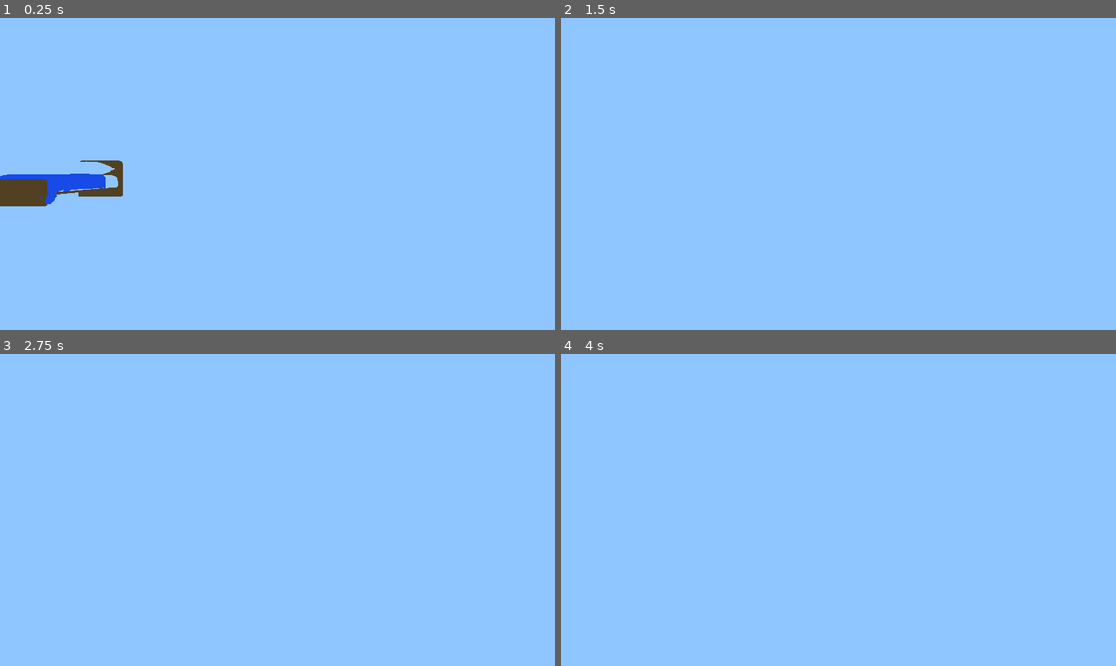
Above: before the commit, frames 1-4 (two rows, left to right).
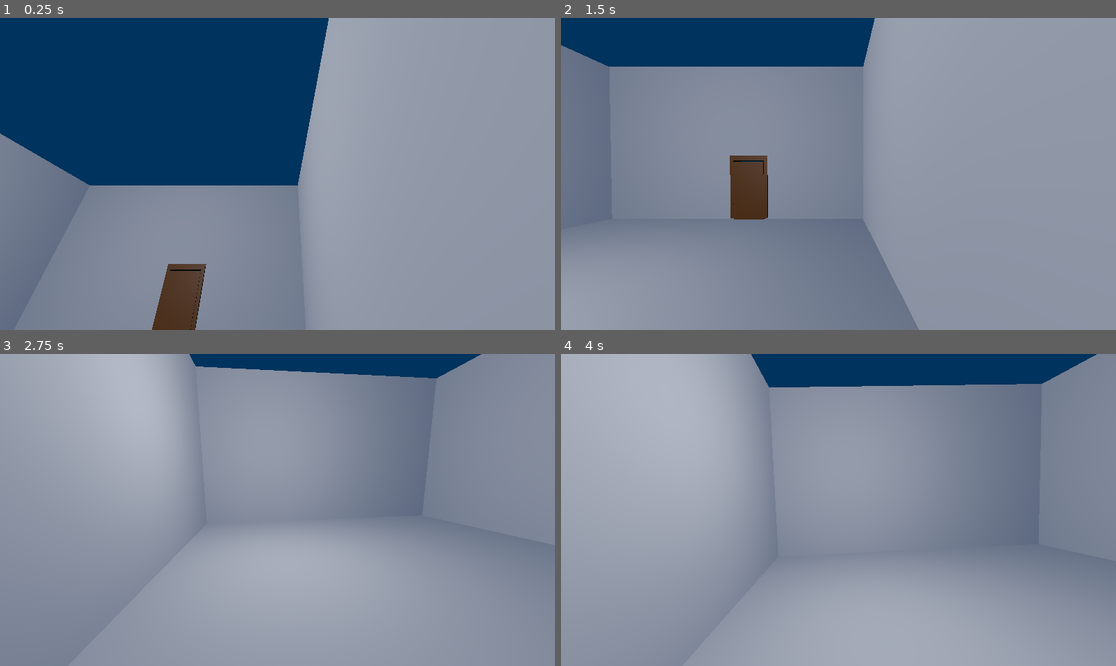
Above: after the commit, the same moments.

Repository: tomdacheese/asasasasadrrrr
Game: Godot game, scene res://node_3d.tscn
Two runs of this game, one before a commit and one after it. Both use one fixed random seed, a clock stepped at 60 frames per second and the inputs below.
Inputs (mouse positions are in pixels of both pictures, inside the frame that each line leads up to):
- Up to frame 1 (0.25 s): no input
- Up to frame 2 (1.5 s): tap Enter (ui_accept) at 0.5, 0.77 s; move the mouse to (866, 174) at 0.52 s; hold Up (ui_up) from 0.53 s (still down); move the mouse to (810, 174) at 1.27 s
- Up to frame 3 (2.75 s): keep holding Up (ui_up); tap Enter (ui_accept) at 1.52 s; move the mouse to (288, 503) at 2.02 s
- Up to frame 4 (4 s): keep holding Up (ui_up); move the mouse to (832, 516) at 2.77 s; tap Enter (ui_accept) at 3.02, 3.77 s; move the mouse to (877, 513) at 3.52 s

The runs differ from the first frame. In frame 1, 100% of the frame differs, in the area x 0-100%, y 0-100%; in frame 2, 100%; in frame 3, 100%; in frame 4, 100%.

Commit message:
camera animation

Diff:
--- a/character_body_3d.gd
+++ b/character_body_3d.gd
@@ -1,7 +1,7 @@
 extends CharacterBody3D
 
 # --- Variabili per il movimento ---
-const SPEED = 4.0
+const SPEED = 5.5
 const JUMP_VELOCITY = 4.5
 
 # --- Variabili per la visuale ---
--- a/node_3d.gd
+++ b/node_3d.gd
@@ -1,4 +1,13 @@
 extends Node3D
+@onready var animation_player: AnimationPlayer = $provagiocounito/Camera3D/AnimationPlayer
+@onready var camera_3d: Camera3D = $CharacterBody3D/Camera3D
+@onready var camera_3d2: Camera3D = $provagiocounito/Camera3D
 
 #sduahsuidhasuidhaushdui
 #ahhdsafà
+
+func _ready():
+	animation_player.play("alzata")
+	await animation_player.animation_finished
+	camera_3d2.current = false
+	camera_3d.current = true
--- a/node_3d.tscn
+++ b/node_3d.tscn
@@ -1,30 +1,19 @@
 [gd_scene format=3 uid="uid://db815se06ht37"]
 
 [ext_resource type="Script" uid="uid://dpjljhe8csxd6" path="res://node_3d.gd" id="1_a202f"]
-[ext_resource type="Script" uid="uid://rrxngv5lrj3k" path="res://character_body_3d.gd" id="2_noarx"]
 [ext_resource type="PackedScene" uid="uid://b5x8ld4brdjbe" path="res://provagiocounito.tscn" id="3_a0tk4"]
+[ext_resource type="PackedScene" uid="uid://7yqkf6dk2v3c" path="res://player.tscn" id="3_r3fl7"]
 
 [sub_resource type="Environment" id="Environment_noarx"]
 background_mode = 1
-background_color = Color(0.56078434, 0.7764706, 1, 1)
-
-[sub_resource type="CapsuleShape3D" id="CapsuleShape3D_a0tk4"]
+background_color = Color(0, 0.19988403, 0.36428592, 1)
+ambient_light_energy = 3.12
 
 [node name="Node3D" type="Node3D" unique_id=158877942]
 script = ExtResource("1_a202f")
 
 [node name="WorldEnvironment" type="WorldEnvironment" parent="." unique_id=1727201400]
 environment = SubResource("Environment_noarx")
-
-[node name="CharacterBody3D" type="CharacterBody3D" parent="." unique_id=491890021]
-transform = Transform3D(1, 0, 0, 0, 1, 0, 0, 0, 1, -0.32471597, 1.9987334, 0)
-script = ExtResource("2_noarx")
-
-[node name="Camera3D" type="Camera3D" parent="CharacterBody3D" unique_id=566113918]
-transform = Transform3D(1, 0, 0, 0, 1, 0, 0, 0, 1, 0.003636241, 0.52566963, -0.54406965)
-
-[node name="CollisionShape3D" type="CollisionShape3D" parent="CharacterBody3D" unique_id=865228299]
-shape = SubResource("CapsuleShape3D_a0tk4")
 
 [node name="CSGBox3D" type="CSGBox3D" parent="." unique_id=583699548]
 transform = Transform3D(1, 0, 0, 0, 1, 0, 0, 0, 1, -0.5, -0.02444458, 17.028347)
@@ -33,3 +22,17 @@
 
 [node name="provagiocounito" parent="." unique_id=1020685864 instance=ExtResource("3_a0tk4")]
 transform = Transform3D(1, 0, 0, 0, 1, 0, 0, 0, 1, -6.7104864, 0, -7.5110173)
+
+[node name="Camera3D" parent="provagiocounito" index="8" unique_id=1571409630]
+transform = Transform3D(-0.9999998, 2.4208578e-08, 1.172678e-07, -5.507264e-08, 0.7766293, -0.6299578, -1.06323974e-07, -0.6299577, -0.77662957, -7.4425144, 3.0716264, -7.2054973)
+
+[node name="CharacterBody3D" parent="." unique_id=2021512927 instance=ExtResource("3_r3fl7")]
+transform = Transform3D(-4.371139e-08, 0, -1, 0, 1, 0, 1, 0, -4.371139e-08, -11.8949375, 1.582403, -13.104123)
+
+[node name="OmniLight3D" type="OmniLight3D" parent="." unique_id=1566026572]
+transform = Transform3D(1, 0, 0, 0, 1, 0, 0, 0, 1, -6.487186, 6.650813, -11.986175)
+omni_range = 118.881
+omni_attenuation = 0.556
+
+[editable path="provagiocounito"]
+[editable path="CharacterBody3D"]
--- a/player.tscn
+++ b/player.tscn
@@ -3,12 +3,15 @@
 [ext_resource type="Script" uid="uid://rrxngv5lrj3k" path="res://character_body_3d.gd" id="1_4flbx"]
 
 [sub_resource type="CapsuleShape3D" id="CapsuleShape3D_a0tk4"]
+radius = 0.78125
+height = 4.1083984
 
 [node name="CharacterBody3D" type="CharacterBody3D" unique_id=2021512927]
 script = ExtResource("1_4flbx")
 
 [node name="Camera3D" type="Camera3D" parent="." unique_id=1176484953]
-transform = Transform3D(1, 0, 0, 0, 1, 0, 0, 0, 1, 0.003636241, 0.52566963, -0.54406965)
+transform = Transform3D(1, 0, 0, 0, 1, 0, 0, 0, 1, -0.03371513, 2.8389738, -0.9760203)
 
 [node name="CollisionShape3D" type="CollisionShape3D" parent="." unique_id=43074608]
+transform = Transform3D(1, 0, 0, 0, 1, 0, 0, 0, 1, 0, 1.753418, 0)
 shape = SubResource("CapsuleShape3D_a0tk4")
--- a/provagiocounito.tscn
+++ b/provagiocounito.tscn
@@ -4,10 +4,136 @@
 [ext_resource type="PackedScene" uid="uid://c6twlertloifp" path="res://materasso1.glb" id="2_cw70i"]
 [ext_resource type="PackedScene" uid="uid://5xfc4jdfs2c5" path="res://cuscino.glb" id="3_akv5t"]
 
+[sub_resource type="BoxShape3D" id="BoxShape3D_mvs6w"]
+size = Vector3(2, 2.0963726, 1.9047619)
+
+[sub_resource type="BoxShape3D" id="BoxShape3D_cw70i"]
+size = Vector3(2, 24.23803, 0.09523809)
+
+[sub_resource type="BoxShape3D" id="BoxShape3D_akv5t"]
+size = Vector3(2.3214688, 1.7066257, 29.838608)
+
+[sub_resource type="BoxShape3D" id="BoxShape3D_6sgfi"]
+size = Vector3(2.6976132, 1.454215, 4.557083)
+
+[sub_resource type="BoxShape3D" id="BoxShape3D_tcfcc"]
+size = Vector3(2.6976132, 1.454215, 4.557083)
+
+[sub_resource type="Animation" id="Animation_mvs6w"]
+length = 0.001
+tracks/0/type = "value"
+tracks/0/imported = false
+tracks/0/enabled = true
+tracks/0/path = NodePath(".:rotation")
+tracks/0/interp = 1
+tracks/0/loop_wrap = true
+tracks/0/keys = {
+"times": PackedFloat32Array(0),
+"transitions": PackedFloat32Array(1),
+"update": 0,
+"values": [Vector3(0.68149877, 3.1415925, -7.091239e-08)]
+}
+tracks/1/type = "value"
+tracks/1/imported = false
+tracks/1/enabled = true
+tracks/1/path = NodePath(".:position")
+tracks/1/interp = 1
+tracks/1/loop_wrap = true
+tracks/1/keys = {
+"times": PackedFloat32Array(0),
+"transitions": PackedFloat32Array(1),
+"update": 0,
+"values": [Vector3(-7.4425144, 3.0716264, -7.2054973)]
+}
+
+[sub_resource type="Animation" id="Animation_cw70i"]
+resource_name = "alzata"
+length = 4.233333
+tracks/0/type = "value"
+tracks/0/imported = false
+tracks/0/enabled = true
+tracks/0/path = NodePath(".:rotation")
+tracks/0/interp = 1
+tracks/0/loop_wrap = true
+tracks/0/keys = {
+"times": PackedFloat32Array(0, 1.102288, 1.4805714, 2.4040046, 3.1589546, 4.133333),
+"transitions": PackedFloat32Array(1, 1.9318818, 1.9318818, 1.7411013, 1, 1.4640857),
+"update": 0,
+"values": [Vector3(0.68149877, 3.1415925, -7.091239e-08), Vector3(-0.016807515, 3.1415925, 2.6179743e-08), Vector3(-0.016807515, 3.1415925, 2.6179743e-08), Vector3(-0.017453292, 4.5622907, 0), Vector3(-0.62831855, 4.6896996, -0.054105207), Vector3(0.045378562, 4.6670103, -0.033161256)]
+}
+tracks/1/type = "value"
+tracks/1/imported = false
+tracks/1/enabled = true
+tracks/1/path = NodePath(".:position")
+tracks/1/interp = 1
+tracks/1/loop_wrap = true
+tracks/1/keys = {
+"times": PackedFloat32Array(0, 1.102288, 1.4805714, 2.392288, 3.1456873, 4.133333),
+"transitions": PackedFloat32Array(1, 1.9318818, 1.9318818, 1.7411013, 1, 1.4640857),
+"update": 0,
+"values": [Vector3(-7.4425144, 3.0716264, -7.2054973), Vector3(-7.4425144, 4.05165, -5.728529), Vector3(-7.4425144, 4.05165, -5.728529), Vector3(-6.883342, 4.05165, -5.6165566), Vector3(-6.2668676, 3.9257455, -5.62474), Vector3(-4.187, 4.375, -5.625)]
+}
+
+[sub_resource type="AnimationLibrary" id="AnimationLibrary_akv5t"]
+_data = {
+&"RESET": SubResource("Animation_mvs6w"),
+&"alzata": SubResource("Animation_cw70i")
+}
+
 [node name="provagiocounito" unique_id=1020685864 instance=ExtResource("1_mvs6w")]
+
+[node name="StaticBody3D" type="StaticBody3D" parent="Cube" parent_id_path=PackedInt32Array(834849369) index="0" unique_id=1425043118]
+transform = Transform3D(1, 0, 0, 0, 1, 0, 0, 0, 1, 0, 11.119015, -0.047619045)
+
+[node name="CollisionShape3D" type="CollisionShape3D" parent="Cube/StaticBody3D" index="0" unique_id=117170992]
+transform = Transform3D(1, 0, 0, 0, 1, 0, 0, 0, 1, 0, -11.070833, 0)
+shape = SubResource("BoxShape3D_mvs6w")
+
+[node name="StaticBody3D" type="StaticBody3D" parent="Cube_001" parent_id_path=PackedInt32Array(657923793) index="0" unique_id=1186076313]
+transform = Transform3D(1, 0, 0, 0, 1, 0, 0, 0, 1, 0, 3.373003, -1.7881393e-07)
+
+[node name="CollisionShape3D" type="CollisionShape3D" parent="Cube_001/StaticBody3D" index="0" unique_id=1009219665]
+shape = SubResource("BoxShape3D_cw70i")
+
+[node name="CollisionShape3D2" type="CollisionShape3D" parent="Cube_001/StaticBody3D" index="1" unique_id=436545743]
+transform = Transform3D(1, 0, 0, 0, 1, 0, 0, 0, 1, 0, 0, -1.8987882)
+shape = SubResource("BoxShape3D_cw70i")
+
+[node name="CollisionShape3D3" type="CollisionShape3D" parent="Cube_001/StaticBody3D" index="2" unique_id=1751435792]
+transform = Transform3D(-4.371139e-08, 0, -1, 0, 1, 0, 1, 0, -4.371139e-08, 0.9544438, 0, -0.9597391)
+shape = SubResource("BoxShape3D_cw70i")
+
+[node name="CollisionShape3D4" type="CollisionShape3D" parent="Cube_001/StaticBody3D" index="3" unique_id=740420125]
+transform = Transform3D(-4.371139e-08, 0, -1, 0, 1, 0, 1, 0, -4.371139e-08, -0.961575, 0, -0.9597391)
+shape = SubResource("BoxShape3D_cw70i")
+
+[node name="StaticBody3D" type="StaticBody3D" parent="Cube_003" parent_id_path=PackedInt32Array(1981381816) index="0" unique_id=314482358]
+transform = Transform3D(1, 0, 0, 0, 1, 0, 0, 0, 1, -0.018517613, 0.4126804, -13.919304)
+
+[node name="CollisionShape3D" type="CollisionShape3D" parent="Cube_003/StaticBody3D" index="0" unique_id=1721821252]
+transform = Transform3D(1.0000007, 0, 0, 0, 1, 0, 0, 0, 1, 0, -0.55936754, 0)
+shape = SubResource("BoxShape3D_akv5t")
+
+[node name="StaticBody3D" type="StaticBody3D" parent="Cube_002" parent_id_path=PackedInt32Array(918581739) index="0" unique_id=850638823]
+transform = Transform3D(1, 0, 0, 0, 1, 0, 0, 0, 1, 0, 0, -0.08709574)
+
+[node name="CollisionShape3D" type="CollisionShape3D" parent="Cube_002/StaticBody3D" index="0" unique_id=1812805678]
+shape = SubResource("BoxShape3D_6sgfi")
+
+[node name="StaticBody3D" type="StaticBody3D" parent="Cube_004" parent_id_path=PackedInt32Array(2055865683) index="0" unique_id=1008158476]
+
+[node name="CollisionShape3D" type="CollisionShape3D" parent="Cube_004/StaticBody3D" index="0" unique_id=1190679541]
+shape = SubResource("BoxShape3D_tcfcc")
 
 [node name="materasso1" parent="." index="6" unique_id=1074359696 instance=ExtResource("2_cw70i")]
 transform = Transform3D(1, 0, 0, 0, 1, 0, 0, 0, 1, -7.357664, -1.1374885, -6.415177)
 
 [node name="cuscino" parent="." index="7" unique_id=1280105226 instance=ExtResource("3_akv5t")]
 transform = Transform3D(1, 0, 0, 0, 1, 0, 0, 0, 1, -7.971615, -0.8333143, -7.996256)
+
+[node name="Camera3D" type="Camera3D" parent="." index="8" unique_id=1571409630]
+transform = Transform3D(-0.9999999, 2.420858e-08, 1.172678e-07, -5.5072643e-08, 0.7766294, -0.6299578, -1.0632398e-07, -0.6299577, -0.77662957, -7.4425144, 3.0716264, -7.2054973)
+current = true
+
+[node name="AnimationPlayer" type="AnimationPlayer" parent="Camera3D" index="0" unique_id=618288135]
+libraries/ = SubResource("AnimationLibrary_akv5t")
